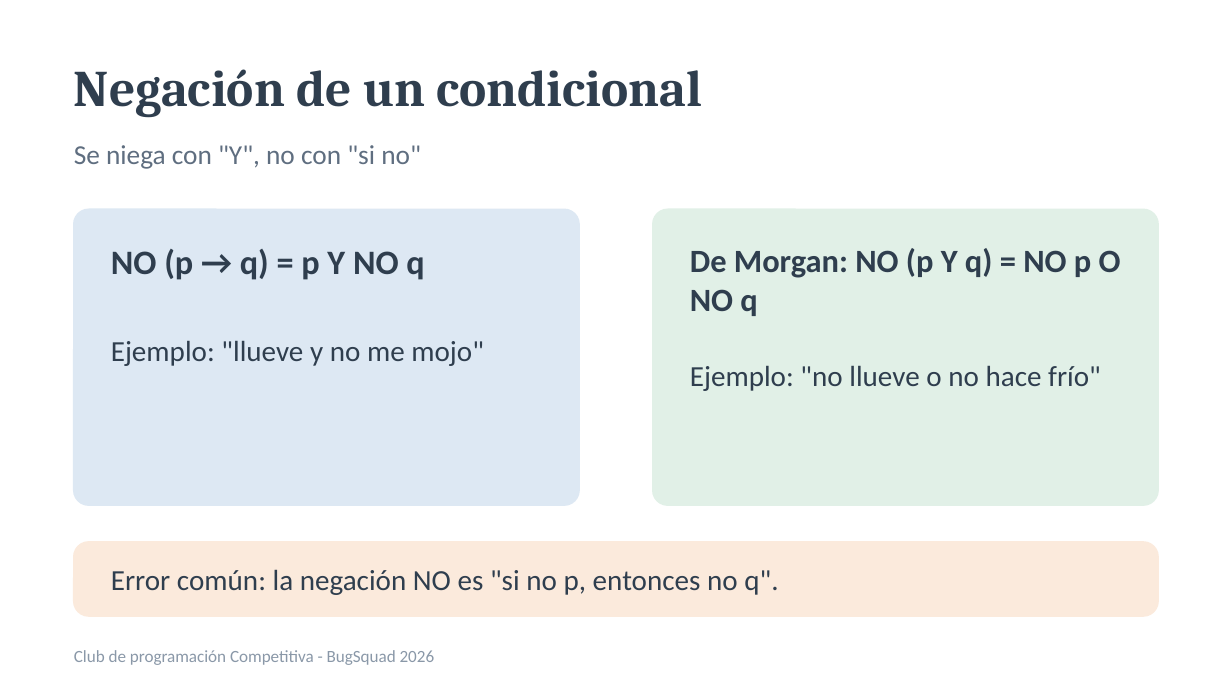
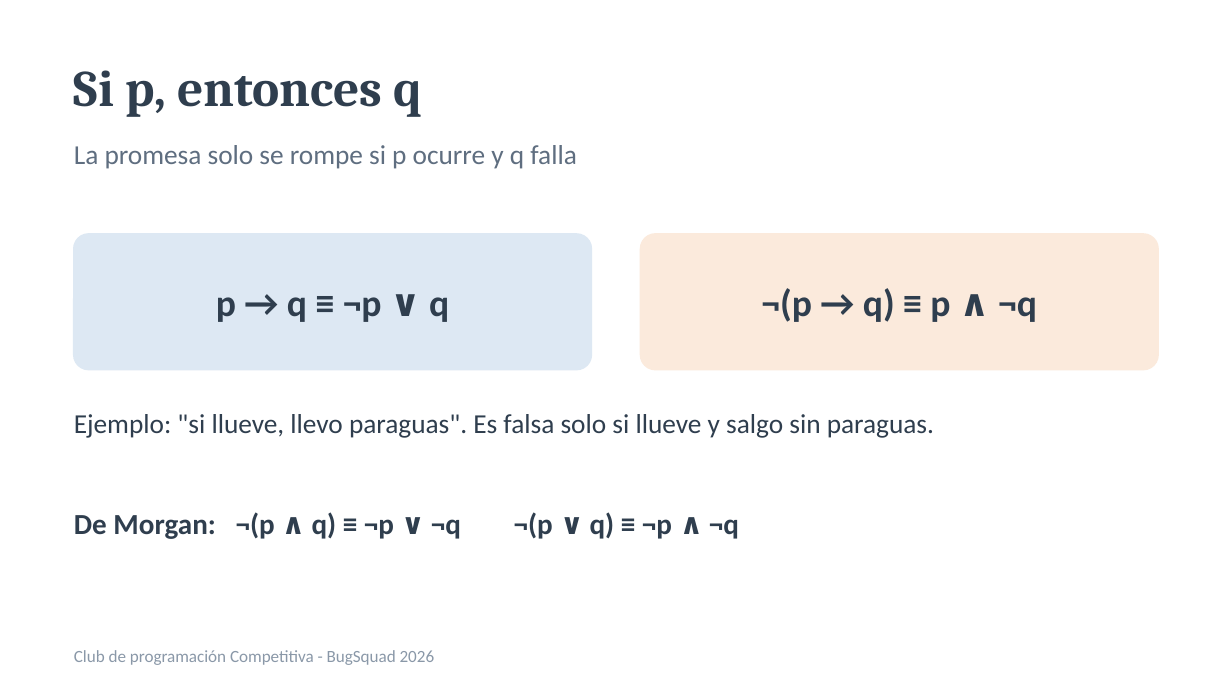
Before and after one commit to rigosantiagog/CompetitiveProgramming, a slide deck: slide 12 of assets/docs/Tema1_Algebra_y_logica.pptx. Drawn at 1232x693 pixels with LibreOffice and Linux fonts; fonts in the diff are those of the drawing. Boxes give left, top, right and bottom in pixels: in the first picture for what was removed or moved away, otherwise in the second. Text is boxed around its words. In the diff, an @@ line names an element or a change of style, - is before the commit and + after.

```diff
--- a/assets/docs/Tema1_Algebra_y_logica.pptx
+++ b/assets/docs/Tema1_Algebra_y_logica.pptx
@@ text at [74,70,423,117]: text changed @@
-Negación de un condicional
+Si p, entonces q
@@ text at [74,145,577,169]: text changed @@
-Se niega con "Y", no con "si no"
+La promesa solo se rompe si p ocurre y q falla
@@ text "p → q ≡ ¬p ..." at [216,297,449,322]: vertical alignment top to middle @@
@@ rounded rectangle: place and size @@
-rounded rectangle at [74,209,579,505]
+rounded rectangle at [74,234,591,370]
@@ rounded rectangle at [74,234,591,370]: proportions changed @@
@@ rounded rectangle: place and size @@
-rounded rectangle at [653,209,1158,505]
+rounded rectangle at [641,234,1158,370]
@@ rounded rectangle at [641,234,1158,370]: fill #E1F0E7 to #FBEADC; outline #E1F0E7 1 pt to #FBEADC 1 pt; proportions changed @@
@@ text at [216,297,449,322]: text changed; size 20 to 22 pt @@
-NO (p → q) = p Y NO q
+p → q ≡ ¬p ∨ q
@@ text added at [761,288,1037,322], 22 pt, text #2F3E4E, bold @@
+¬(p → q) ≡ p ∧ ¬q
@@ text removed at [111,341,484,366] @@
-Ejemplo: "llueve y no me mojo"
@@ text removed at [690,366,1101,391] @@
-Ejemplo: "no llueve o no hace frío"
@@ text added at [74,414,934,438], 16 pt, text #2F3E4E @@
+Ejemplo: "si llueve, llevo paraguas". Es falsa solo si llueve y salgo sin paraguas.
@@ text at [74,512,739,539]: text changed; size 19 to 17 pt @@
-De Morgan: NO (p Y q) = NO p O NO q
+De Morgan: ¬(p ∧ q) ≡ ¬p ∨ ¬q ¬(p ∨ q) ≡ ¬p ∧ ¬q
@@ rounded rectangle removed at [74,542,1158,616] @@
@@ text removed at [111,569,778,595] @@
-Error común: la negación NO es "si no p, entonces no q".
```
Also in this commit, not shown: 7 other slides changed, 6 slides added, 6 slides removed, 17 other files.
